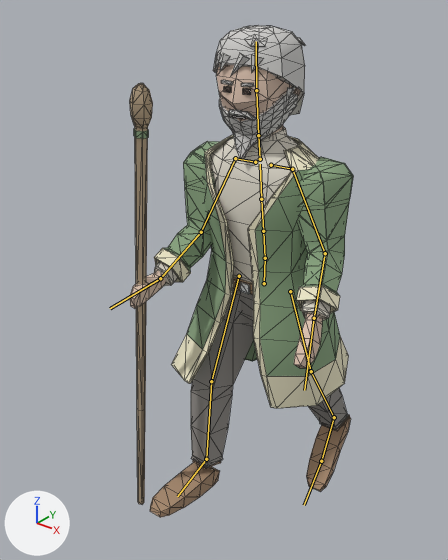
What one commit did to the glTF model assets/models/holm_tutor_bram_v2.glb.
Before and after are seen from a 50 mm camera at (1.148, -1.649, 1.932) aimed at (-0.109, -0.077, 0.958). Lighting does not change. The marker at lower left points along +X, +Y and +Z. The older version comes first. Both versions are drawn at frame 10 of the action 'walk'; the numbers are the values there. The bones that change, and the others that lie on the model, are drawn over the model as lines. Mesh edges are drawn as thin lines.

The first picture shows 'Bram_Arms', 'Bram_Feet', 'Bram_Hair', 'Bram_Hands', 'Bram_Jaw', 'Bram_Legs', 'Bram_Staff', 'Bram_Torso'.
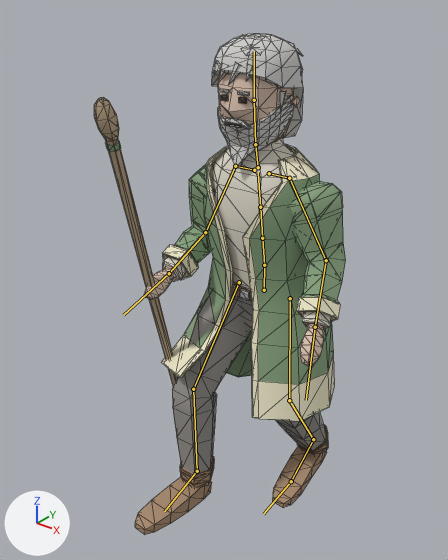
Where the change shows, as pixel boxes [x1, y1, x2, y2] in the pictures (448 x 560 px):
'Bram_Torso', posed: before [171, 126, 349, 408]; after [162, 137, 335, 421]
'Bram_Arms', posed (7% narrower, 8% shorter): before [154, 141, 353, 321]; after [162, 164, 346, 330]
'Bram_Legs', posed: before [191, 278, 349, 468]; after [172, 284, 325, 474]
'Bram_Hair', posed: before [213, 25, 305, 136]; after [212, 34, 303, 143]
'Bram_Staff', posed: before [130, 83, 153, 504]; after [94, 98, 178, 387]
'Bram_Feet', posed (7% taller): before [150, 415, 351, 517]; after [135, 425, 328, 534]
'Bram_Jaw', posed: before [219, 87, 298, 160]; after [218, 94, 294, 168]
'Bram_Hands', posed (6% narrower): before [130, 271, 322, 368]; after [144, 266, 324, 367]
bone 'mixamorig:Hips', root to tip: before (264, 283) to (265, 258); after (264, 290) to (264, 265)
bone 'mixamorig:Spine', root to tip: before (265, 258) to (263, 231); after (264, 265) to (262, 238)
bone 'mixamorig:Spine1', root to tip: before (263, 231) to (261, 199); after (262, 238) to (260, 207)
bone 'mixamorig:Head', root to tip: before (258, 135) to (256, 90); after (255, 144) to (254, 100)
bone 'mixamorig:LeftArm', root to tip: before (292, 169) to (325, 253); after (289, 178) to (326, 260)
bone 'mixamorig:RightArm', root to tip: before (235, 158) to (201, 232); after (235, 166) to (205, 232)
bone 'mixamorig:RightForeArm', root to tip: before (201, 232) to (160, 278); after (205, 232) to (169, 273)
bone 'mixamorig:RightHand', root to tip: before (160, 278) to (110, 308); after (169, 273) to (123, 315)
bone 'mixamorig:LeftUpLeg', root to tip: before (290, 291) to (311, 371); after (290, 298) to (289, 400)
bone 'mixamorig:LeftLeg', root to tip: before (311, 371) to (334, 417); after (289, 400) to (313, 439)
bone 'mixamorig:LeftFoot', root to tip: before (334, 417) to (321, 461); after (313, 439) to (291, 481)
bone 'mixamorig:LeftToeBase', root to tip: before (321, 461) to (304, 505); after (291, 481) to (263, 514)
bone 'mixamorig:RightUpLeg', root to tip: before (239, 276) to (211, 381); after (239, 282) to (193, 389)
bone 'mixamorig:RightLeg', root to tip: before (211, 381) to (206, 459); after (193, 389) to (197, 471)
bone 'mixamorig:RightFoot', root to tip: before (206, 459) to (177, 496); after (197, 471) to (164, 511)

The edits, one by one:
Bone 'mixamorig:Hips' (bone_mixamorig_hips) moves from (0.0, -0.011, 0.0) to (0.0, -0.038, 0.0).
Bone 'mixamorig:Spine' (bone_mixamorig_spine) turns from (3, 0, 0) to (4, -2, 0) degrees about its own x, y and z.
Bone 'mixamorig:Spine1' (bone_mixamorig_spine1) turns from (0, 0, 0) to (0, -2, 0) degrees about its own x, y and z.
Bone 'mixamorig:Head' (bone_mixamorig_head) turns from (0, 0, 0) to (-2, 1, 0) degrees about its own x, y and z.
Bone 'mixamorig:LeftArm' (bone_mixamorig_leftarm) turns from (-11, -9, -7) to (-7, -6, -8) degrees about its own x, y and z.
Bone 'mixamorig:RightArm' (bone_mixamorig_rightarm) turns from (-26, 1, 4) to (-16, 0, 2) degrees about its own x, y and z.
Bone 'mixamorig:RightForeArm' (bone_mixamorig_rightforearm) turns from (-25, 5, 22) to (-47, 3, 6) degrees about its own x, y and z.
Bone 'mixamorig:RightHand' (bone_mixamorig_righthand) turns from (-29, 1, 3) to (-7, -3, 5) degrees about its own x, y and z.
Bone 'mixamorig:LeftUpLeg' (bone_mixamorig_leftupleg) turns from (15, 0, -3) to (-6, 0, -2) degrees about its own x, y and z.
Bone 'mixamorig:LeftLeg' (bone_mixamorig_leftleg) turns from (10, 0, 0) to (34, -1, 3) degrees about its own x, y and z.
Bone 'mixamorig:LeftFoot' (bone_mixamorig_leftfoot) turns from (10, -3, 1) to (-19, 1, 3) degrees about its own x, y and z.
Bone 'mixamorig:LeftToeBase' (bone_mixamorig_lefttoebase) turns from (0, 0, 0) to (-9, 0, 1) degrees about its own x, y and z.
Bone 'mixamorig:RightUpLeg' (bone_mixamorig_rightupleg) turns from (-23, 1, 3) to (-39, 2, 4) degrees about its own x, y and z.
Bone 'mixamorig:RightLeg' (bone_mixamorig_rightleg) turns from (17, 0, 0) to (34, 2, -6) degrees about its own x, y and z.
Bone 'mixamorig:RightFoot' (bone_mixamorig_rightfoot) turns from (-7, 3, -1) to (-3, 0, 4) degrees about its own x, y and z.
